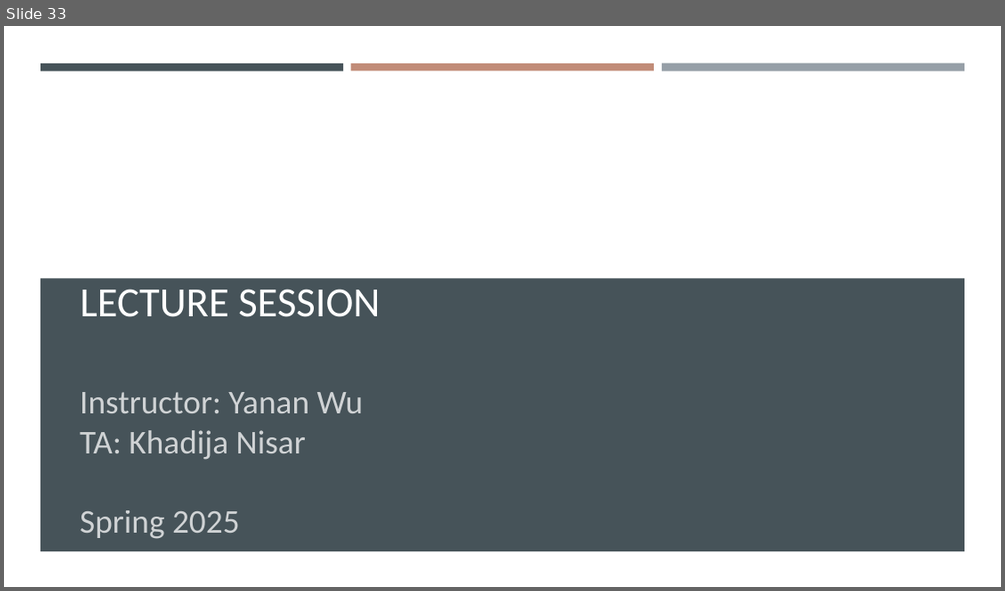
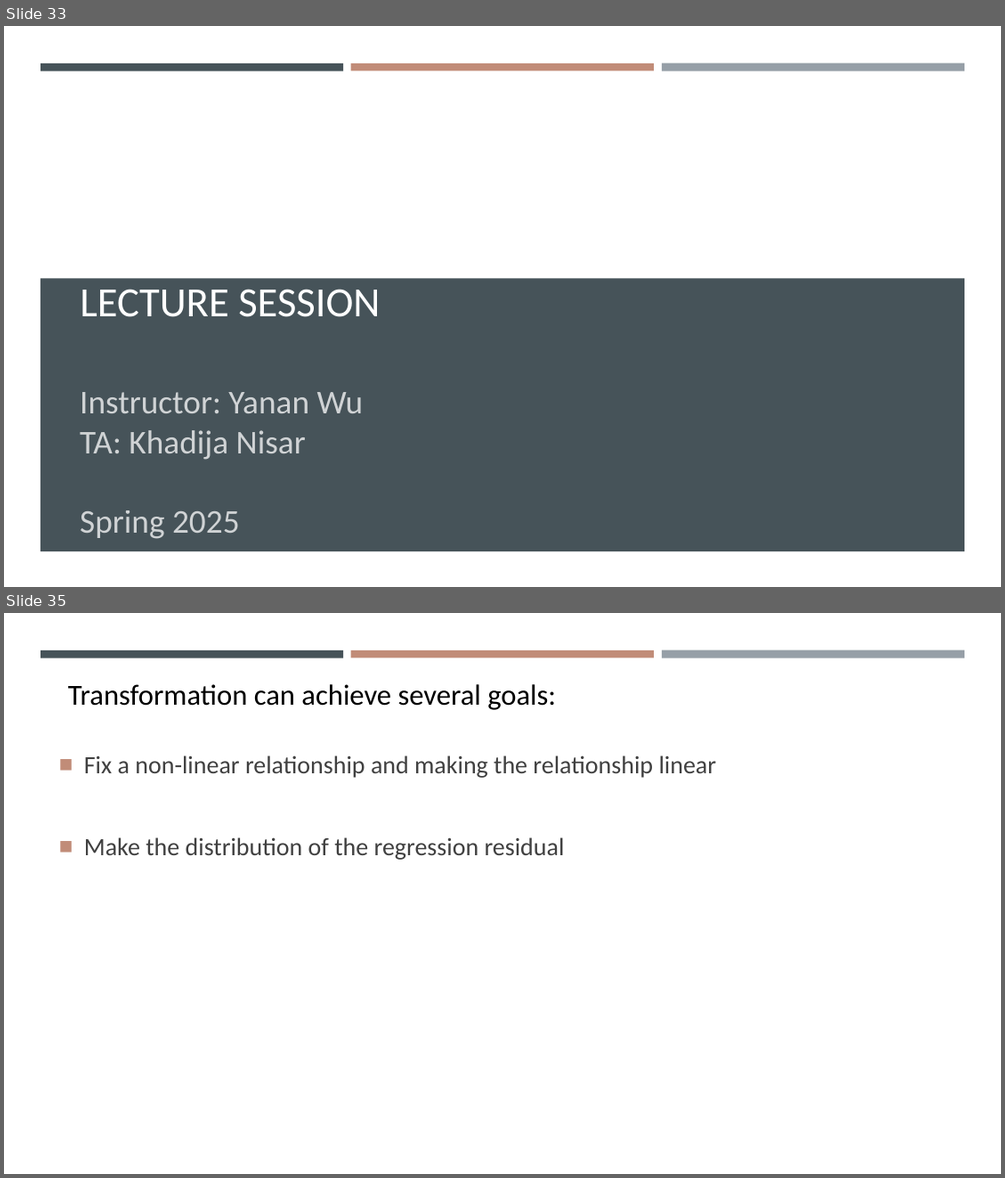
Before and after one commit to gisynw/geog-247, a slide deck: docs/Lectures/Week04/Week04_BivariateRegression.pptx. Shown one above the other, each under a label of ours: slide 33 before the commit, slides 33 and 35 after it; the slides between them are not shown. The pictures are 1005x591 and 1005x1178 pixels, drawn with LibreOffice and Linux fonts; fonts in the diff are those of the drawing; background and template pictures are left out. Boxes give left, top, right and bottom in pixels: in the first picture for what was removed or moved away, otherwise in the second. Text is boxed around its words. In the diff, an @@ line names an element or a change of style, - is before the commit and + after.

```diff
--- a/docs/Lectures/Week04/Week04_BivariateRegression.pptx
+++ b/docs/Lectures/Week04/Week04_BivariateRegression.pptx
@@ slide 35 added at [4,613,1001,1174], background #FFFFFF; not listed: 3 template elements that a slide beside it also shows @@
@@ text added at [68,684,556,710], 28 pt, text #000000 @@
+Transformation can achieve several goals:
@@ text added at [84,755,717,860], 24 pt, text #404040 @@
+■ Fix a non-linear relationship and making the relationship linear
+■ Make the distribution of the regression residual
```
Also in this commit, not shown: 1 slide changed, 5 other slides added, 1 slide removed, 5 other files.
